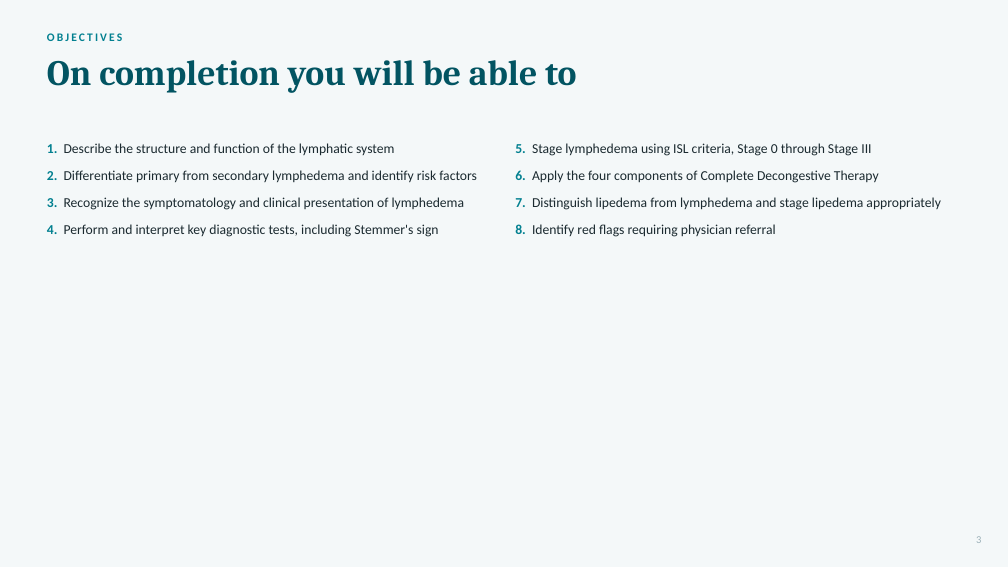
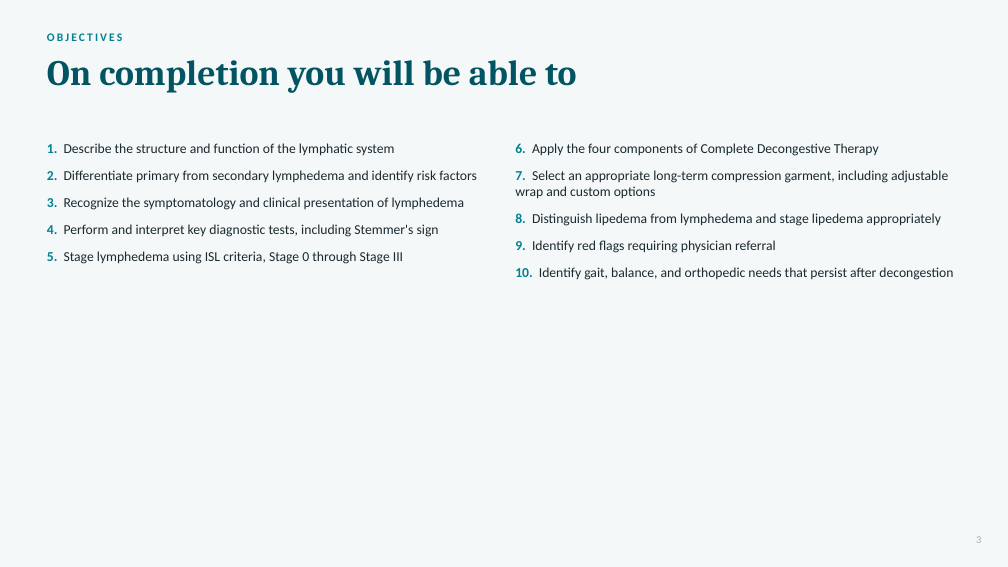
Before and after one commit to Information-vs-Energy-vs-Matter/Total_body_therapy_-_wellness, a slide deck: slide 3 of Lymphedema_Lipedema_TBTW.pptx. Drawn at 1008x567 pixels with LibreOffice and Linux fonts; fonts in the diff are those of the drawing. Boxes give left, top, right and bottom in pixels: in the first picture for what was removed or moved away, otherwise in the second. Text is boxed around its words. In the diff, an @@ line names an element or a change of style, - is before the commit and + after.

Commit message:
Add clinical photos, compression garment and post-PT sections

```diff
--- a/Lymphedema_Lipedema_TBTW.pptx
+++ b/Lymphedema_Lipedema_TBTW.pptx
@@ text at <box>515,143,871,156</box>: paragraph removed @@
-5. Stage lymphedema using ISL criteria, Stage 0 through Stage III
@@ text at <box>515,170,953,280</box>: text changed @@
-7. Distinguish lipedema from lymphedema and stage lipedema appropriately
-8. Identify red flags requiring physician referral
+7. Select an appropriate long-term compression garment, including adjustable wrap and custom options
+8. Distinguish lipedema from lymphedema and stage lipedema appropriately
+9. Identify red flags requiring physician referral
+10. Identify gait, balance, and orthopedic needs that persist after decongestion
@@ text at <box>47,251,403,264</box>: paragraph added @@
+5. Stage lymphedema using ISL criteria, Stage 0 through Stage III
```
Also in this commit, not shown: 23 other slides changed, 9 slides added, 40 other files.
